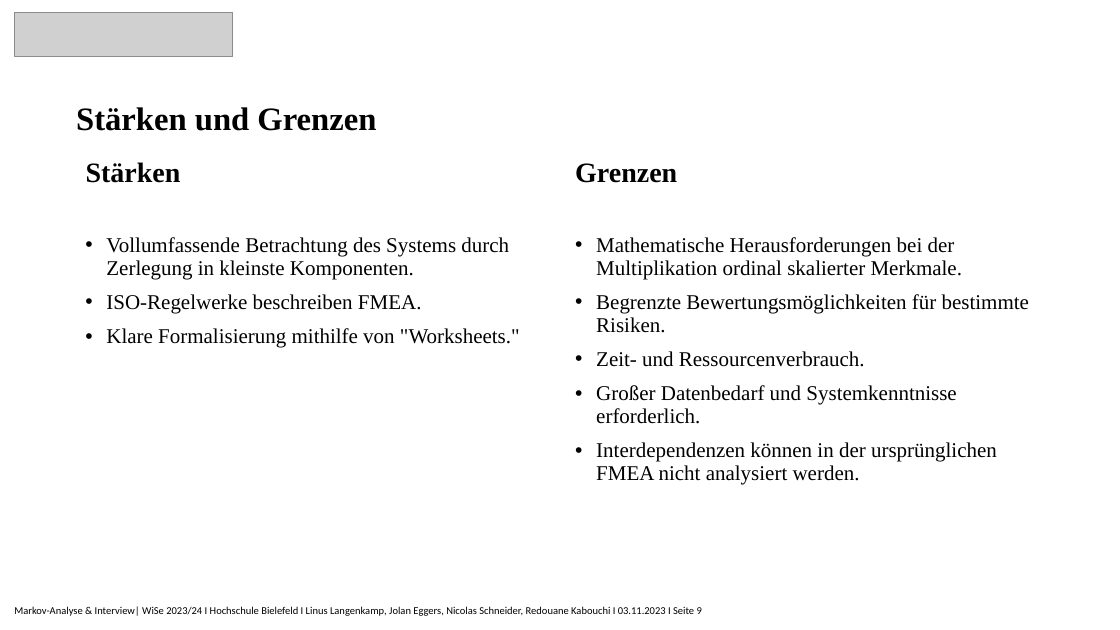
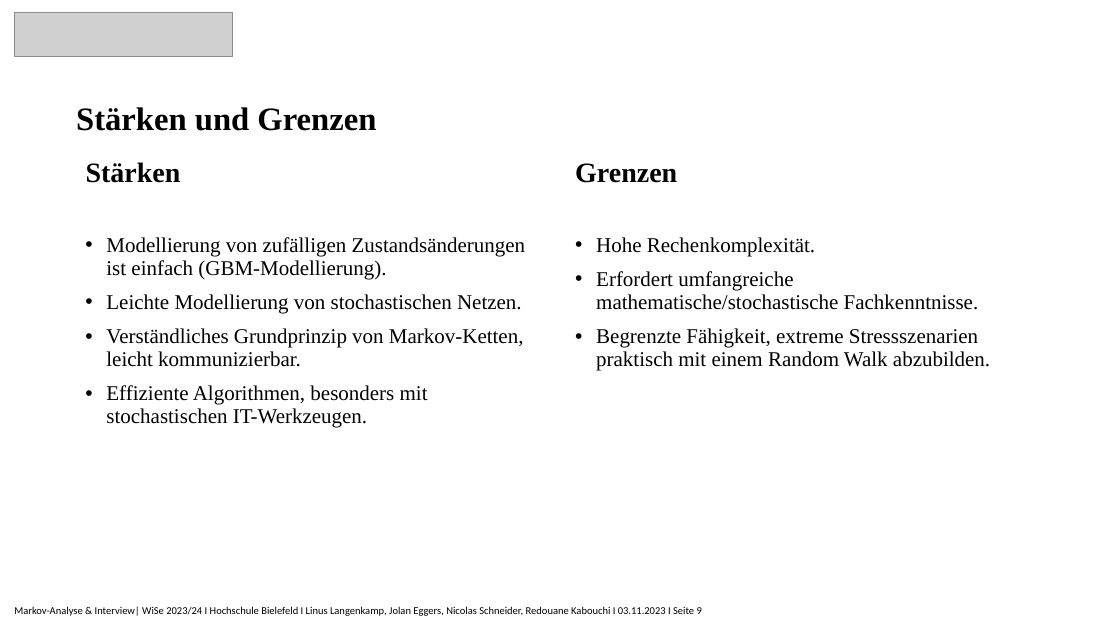
Before and after one commit to Nicolas2912/Risikomanagment_Rheinmetall, a slide deck: slide 9 of 2.Vortrag/Markov-Analyse_Präsentation.pptx. Drawn at 1120x630 pixels with LibreOffice and Linux fonts; fonts in the diff are those of the drawing; grey boxes stand for pictures. Boxes give left, top, right and bottom in pixels: in the first picture for what was removed or moved away, otherwise in the second. Text is boxed around its words. In the diff, an @@ line names an element or a change of style, - is before the commit and + after.

Commit message:
Update "Staerken und Grenzen" Folie

```diff
--- a/2.Vortrag/Markov-Analyse_Präsentation.pptx
+++ b/2.Vortrag/Markov-Analyse_Präsentation.pptx
@@ text at box(106, 237, 526, 428): text changed @@
-• Vollumfassende Betrachtung des Systems durch Zerlegung in kleinste Komponenten.
-• ISO-Regelwerke beschreiben FMEA.
-• Klare Formalisierung mithilfe von "Worksheets."
+• Modellierung von zufälligen Zustandsänderungen ist einfach (GBM-Modellierung).
+• Leichte Modellierung von stochastischen Netzen.
+• Verständliches Grundprinzip von Markov-Ketten, leicht kommunizierbar.
+• Effiziente Algorithmen, besonders mit stochastischen IT-Werkzeugen.
@@ text at box(596, 237, 990, 371): text changed @@
-• Mathematische Herausforderungen bei der Multiplikation ordinal skalierter Merkmale.
-• Begrenzte Bewertungsmöglichkeiten für bestimmte Risiken.
-• Zeit- und Ressourcenverbrauch.
-• Großer Datenbedarf und Systemkenntnisse erforderlich.
-• Interdependenzen können in der ursprünglichen FMEA nicht analysiert werden.
+• Hohe Rechenkomplexität.
+• Erfordert umfangreiche mathematische/stochastische Fachkenntnisse.
+• Begrenzte Fähigkeit, extreme Stressszenarien praktisch mit einem Random Walk abzubilden.
```
